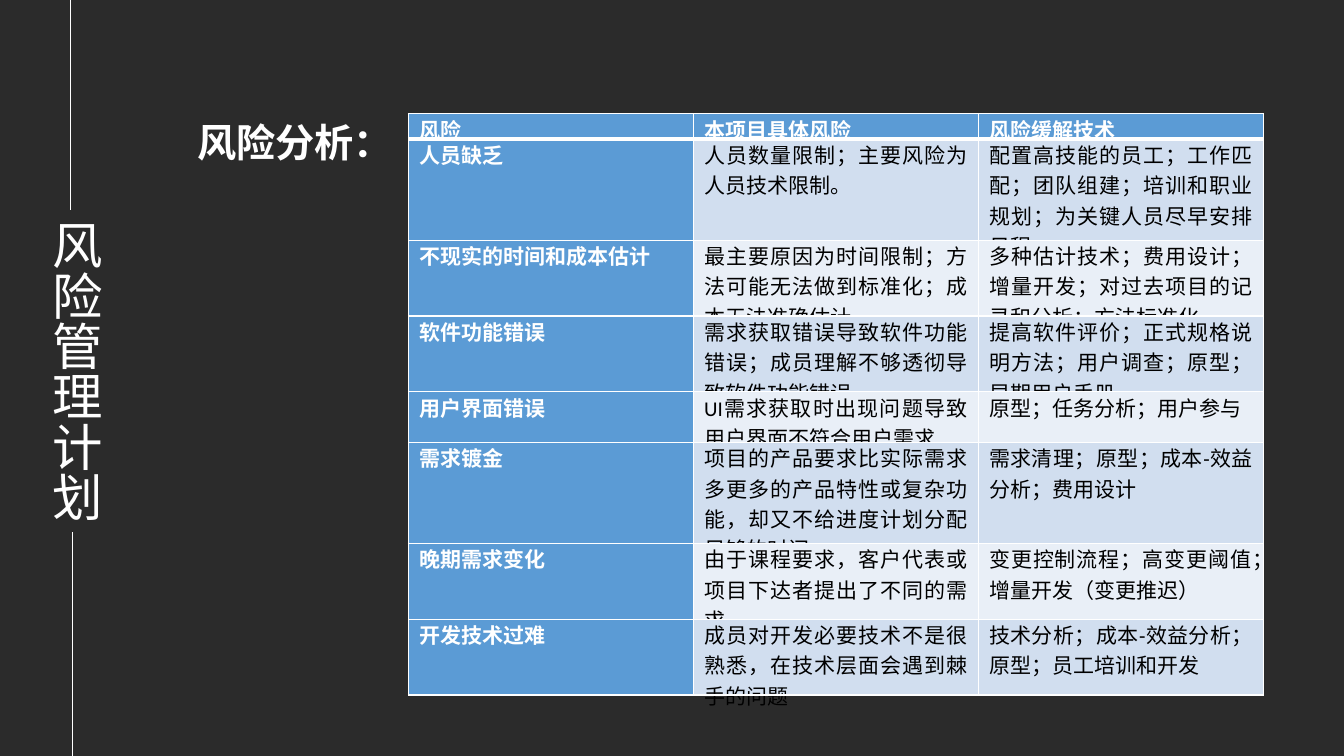
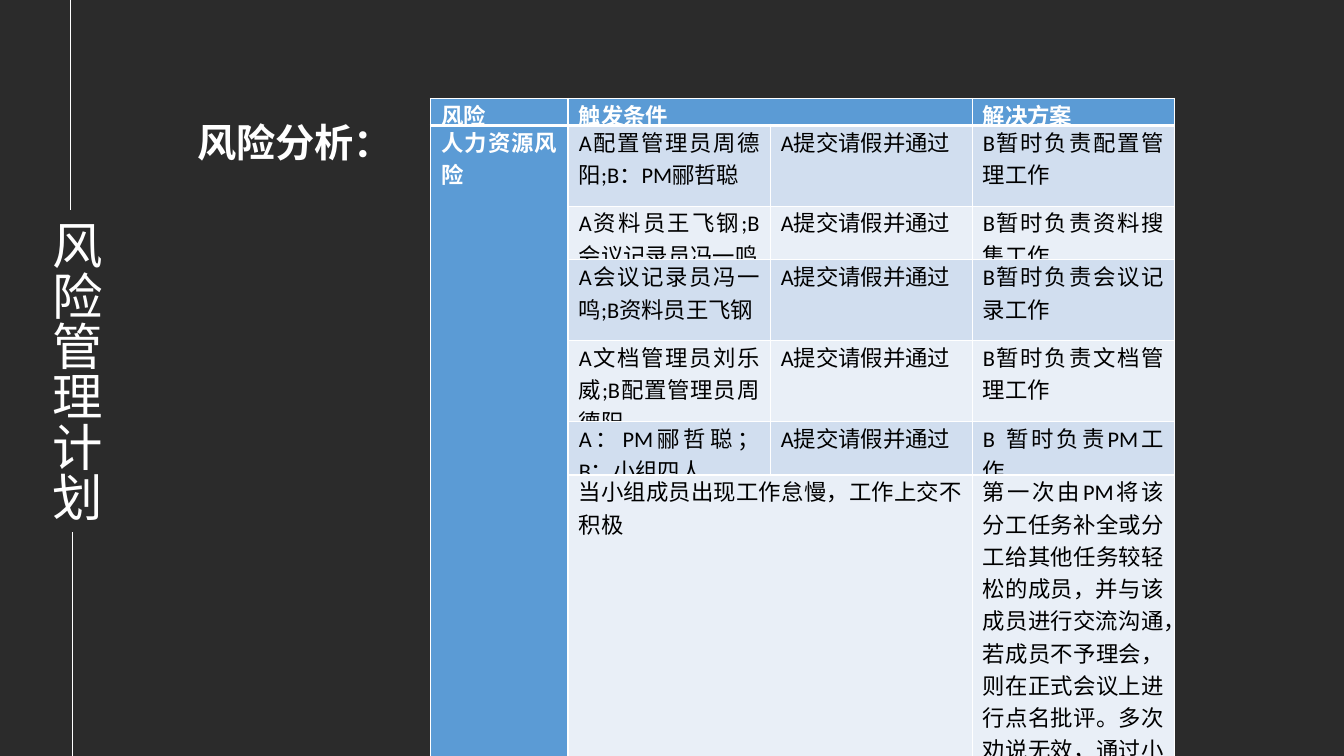
Before and after one commit to PRD-2018-G04/PRD-2018-G04, a slide deck: slide 23 of G04项目组/受控文档/项目计划/PRD2018-G04-需求工程项目计划PPT.pptx (slide 19 before the commit). Drawn at 1344x756 pixels with LibreOffice and Linux fonts; fonts in the diff are those of the drawing; background and template pictures are left out; a plain dark background stands for a picture behind light text. Boxes give left, top, right and bottom in pixels: in the first picture for what was removed or moved away, otherwise in the second. Text is boxed around its words. In the diff, an @@ line names an element or a change of style, - is before the commit and + after.

Commit message:
Update All！
增加绩效考评，雷达图；更新文档的封面，眉页，页码等；更新甘特图。

```diff
--- a/G04项目组/受控文档/项目计划/PRD2018-G04-需求工程项目计划PPT.pptx
+++ b/G04项目组/受控文档/项目计划/PRD2018-G04-需求工程项目计划PPT.pptx
@@ table removed at bbox=[408, 114, 1264, 709], 8 rows, 3 columns @@
-风险 | 本项目具体风险 | 风险缓解技术
-人员缺乏 | 人员数量限制；主要风险为人员技术限制。 | 配置高技能的员工；工作匹配；团队组建；培训和职业规划；为关键人员尽早安排日程
-不现实的时间和成本估计 | 最主要原因为时间限制；方法可能无法做到标准化；成本无法准确估计 | 多种估计技术；费用设计；增量开发；对过去项目的记录和分析；方法标准化
-软件功能错误 | 需求获取错误导致软件功能错误；成员理解不够透彻导致软件功能错误 | 提高软件评价；正式规格说明方法；用户调查；原型；早期用户手册
-用户界面错误 | UI需求获取时出现问题导致用户界面不符合用户需求 | 原型；任务分析；用户参与
-需求镀金 | 项目的产品要求比实际需求多更多的产品特性或复杂功能，却又不给进度计划分配足够的时间 | 需求清理；原型；成本-效益分析；费用设计
-晚期需求变化 | 由于课程要求，客户代表或项目下达者提出了不同的需求 | 变更控制流程；高变更阈值；增量开发（变更推迟）
-开发技术过难 | 成员对开发必要技术不是很熟悉，在技术层面会遇到棘手的问题 | 技术分析；成本-效益分析；原型；员工培训和开发
@@ table added at bbox=[431, 99, 1176, 732], 7 rows, 4 columns @@
+风险 | 触发条件 |  | 解决方案
+人力资源风险 | A配置管理员周德阳;B：PM郦哲聪 | A提交请假并通过 | B暂时负责配置管理工作
+ | A资料员王飞钢;B会议记录员冯一鸣 | A提交请假并通过 | B暂时负责资料搜集工作
+ | A会议记录员冯一鸣;B资料员王飞钢 | A提交请假并通过 | B暂时负责会议记录工作
+ | A文档管理员刘乐威;B配置管理员周德阳 | A提交请假并通过 | B暂时负责文档管理工作
+ | A：PM郦哲聪；B：小组四人 | A提交请假并通过 | B 暂时负责PM工作
+ | 当小组成员出现工作怠慢，工作上交不积极 |  | 第一次由PM将该分工任务补全或分工给其他任务较轻松的成员，并与该成员进行交流沟通，若成员不予理会，则在正式会议上进行点名批评。多次劝说无效，通过小组其他成员表决后开除该成员
```
Also in this commit, not shown: 7 other slides changed, 8 slides added, 1 slide removed, 23 other files.
